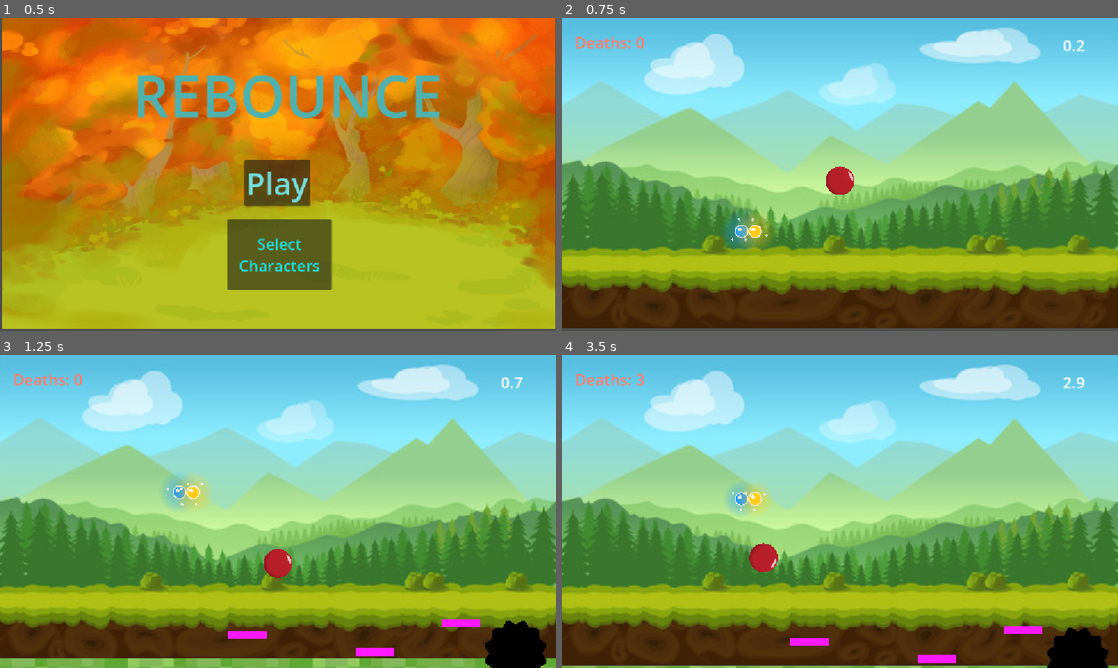
Above: before the commit, frames 1-4 (two rows, left to right).
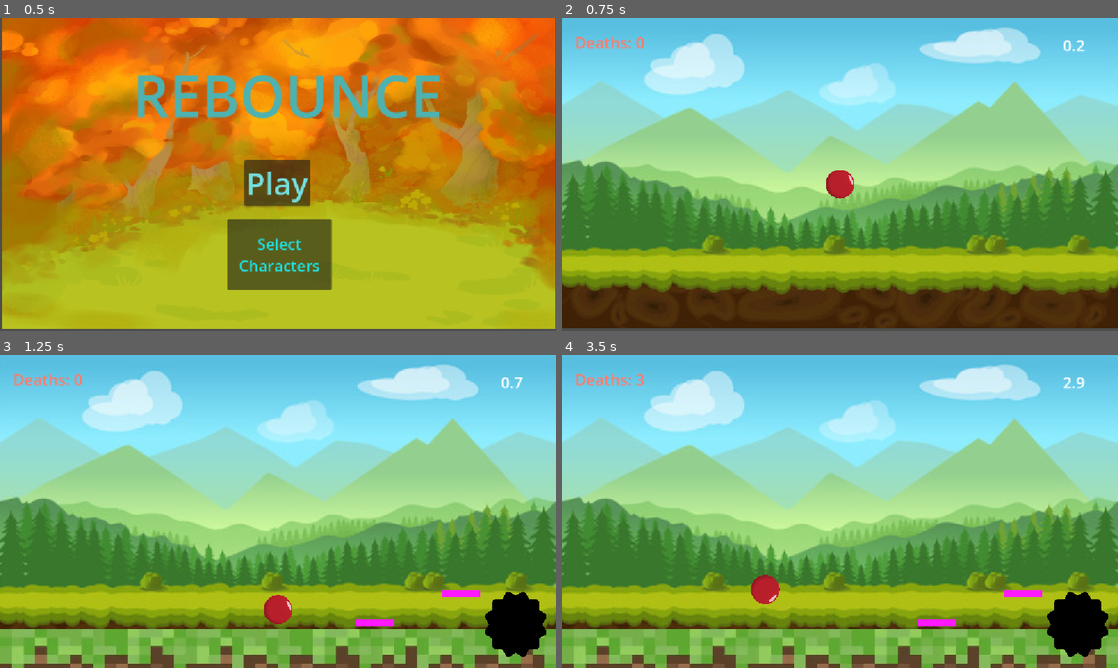
Above: after the commit, the same moments.

Repository: navilesh-creat/Rebounce
Game: Godot game, scene res://menu.tscn
The game is run twice, just before and just after one commit, with the same random seed, the same clock (stepped at 60 frames per second) and the same inputs.
Inputs (mouse positions are in pixels of both pictures, inside the frame that each line leads up to):
- Up to frame 1 (0.5 s): no input
- Up to frame 2 (0.75 s): click "Play" at 0.5 s
- Up to frame 3 (1.25 s): no input
- Up to frame 4 (3.5 s): tap Enter (ui_accept) at 1.25 s; move the mouse to (962, 495) at 1.27 s; hold W (jump) 1.28-2.03 s; hold D (right) 1.28-2.78 s; tap R at 1.35, 2.3, 2.85 s; click (962, 495) at 1.42 s; move the mouse to (728, 527) at 2.02 s; tap W (jump) at 2.1, 2.27, 2.57 s; move the mouse to (895, 442) at 2.77 s; hold A (left) from 2.78 s (still down); hold W (jump) from 2.78 s (still down)

Frame 1 is identical in both runs. In frame 2, 1.0% of the frame differs, in the area x 29-53%, y 47-75%; in frame 3, 14%; in frame 4, 14%, in the area x 0-100%, y 41-100%.

Commit message:
done some changes

Diff:
--- a/level.tscn
+++ b/level.tscn
@@ -29,11 +29,11 @@
 
 [node name="Powerup" parent="." unique_id=1544786388 instance=ExtResource("6_i2t4f")]
 z_index = 5
-position = Vector2(372, 221)
+position = Vector2(1603, 146)
 
 [node name="Powerup2" parent="." unique_id=2064249479 instance=ExtResource("6_i2t4f")]
 z_index = 5
-position = Vector2(400, 221)
+position = Vector2(2484, 363)
 kind = "jump"
 
 [node name="Background" type="Parallax2D" parent="." unique_id=524772196]
@@ -85,31 +85,34 @@
 position = Vector2(178, -60)
 
 [node name="pad2" parent="pad" unique_id=267306549 instance=ExtResource("2_vonw3")]
-position = Vector2(-264, -35)
+position = Vector2(446, -125)
+
+[node name="pad3" parent="pad" unique_id=1785256353 instance=ExtResource("2_vonw3")]
+position = Vector2(446, -125)
+
+[node name="pad4" parent="pad" unique_id=1035952873 instance=ExtResource("2_vonw3")]
+position = Vector2(446, -125)
+
+[node name="pad5" parent="pad" unique_id=832935413 instance=ExtResource("2_vonw3")]
+position = Vector2(446, -125)
+
+[node name="pad6" parent="pad" unique_id=488688678 instance=ExtResource("2_vonw3")]
+position = Vector2(602, -297)
 
 [node name="Spike" parent="." unique_id=1852113977 instance=ExtResource("3_oi3di")]
 position = Vector2(814, 441)
 
 [node name="Spike2" parent="." unique_id=1222409291 instance=ExtResource("3_oi3di")]
-position = Vector2(1500, 441)
+position = Vector2(1162, 361)
 
 [node name="Spike3" parent="." unique_id=608078819 instance=ExtResource("3_oi3di")]
-position = Vector2(814, 441)
+position = Vector2(1244, 210)
 
 [node name="Spike4" parent="." unique_id=100904233 instance=ExtResource("3_oi3di")]
-position = Vector2(814, 441)
-
-[node name="Spike5" parent="." unique_id=1803531567 instance=ExtResource("3_oi3di")]
-position = Vector2(814, 441)
-
-[node name="Spike6" parent="." unique_id=1312730478 instance=ExtResource("3_oi3di")]
-position = Vector2(814, 441)
-
-[node name="Spike7" parent="." unique_id=127382314 instance=ExtResource("3_oi3di")]
-position = Vector2(814, 441)
+position = Vector2(1800, 441)
 
 [node name="goal" parent="." unique_id=2125473654 instance=ExtResource("4_0b4ue")]
-position = Vector2(1711, 295)
+position = Vector2(2729, 262)
 
 [node name="CanvasLayer" type="CanvasLayer" parent="." unique_id=561546444]
 
--- a/player.gd
+++ b/player.gd
@@ -1,8 +1,13 @@
 extends CharacterBody2D
 
 const GRAVITY = 1200.0
+const FALL_MULT = 1.6
 const JUMP = -650.0
 const SPEED = 250.0
+const ACCEL = 6000.0
+const FRICTION = 3000.0
+const COYOTE = 0.12
+const BUFFER = 0.12
 const BOUNCINESS = 0.5
 const MIN_BOUNCE = 150.0
 const BOOST_TIME = 6.0
@@ -13,6 +18,9 @@
 var deaths := 0
 var speed_time := 0.0
 var jump_time := 0.0
+var coyote := 0.0
+var buffer := 0.0
+var jumping := false
 var speed_label: Label
 var jump_label: Label
 
@@ -68,10 +76,37 @@
 	var sm = 1.6 if speed_time > 0.0 else 1.0
 	var jm = 1.3 if jump_time > 0.0 else 1.0
 
-	velocity.y += GRAVITY * delta
-	if Input.is_action_just_pressed("jump") and is_on_floor():
+	if is_on_floor():
+		coyote = COYOTE
+	else:
+		coyote = max(coyote - delta, 0.0)
+	if Input.is_action_just_pressed("jump"):
+		buffer = BUFFER
+	else:
+		buffer = max(buffer - delta, 0.0)
+
+	var g = GRAVITY
+	if velocity.y > 0.0:
+		g = GRAVITY * FALL_MULT
+	velocity.y += g * delta
+
+	if buffer > 0.0 and coyote > 0.0:
 		velocity.y = JUMP * jm
-	velocity.x = Input.get_axis("left", "right") * SPEED * sm
+		jumping = true
+		buffer = 0.0
+		coyote = 0.0
+	if jumping and velocity.y >= 0.0:
+		jumping = false
+	if jumping and not Input.is_action_pressed("jump"):
+		velocity.y *= 0.55
+		jumping = false
+
+	var dir = Input.get_axis("left", "right")
+	var rate = FRICTION
+	if dir != 0.0:
+		rate = ACCEL
+	velocity.x = move_toward(velocity.x, dir * SPEED * sm, rate * delta)
+
 	fall_speed = velocity.y
 	move_and_slide()
 	if is_on_floor() and fall_speed > MIN_BOUNCE:
@@ -101,6 +136,7 @@
 	get_tree().current_scene.get_node("CanvasLayer/DeathLabel").text = "Deaths: " + str(deaths)
 	speed_time = 0.0
 	jump_time = 0.0
+	jumping = false
 	global_position = spawn_pos
 	velocity = Vector2.ZERO
 
